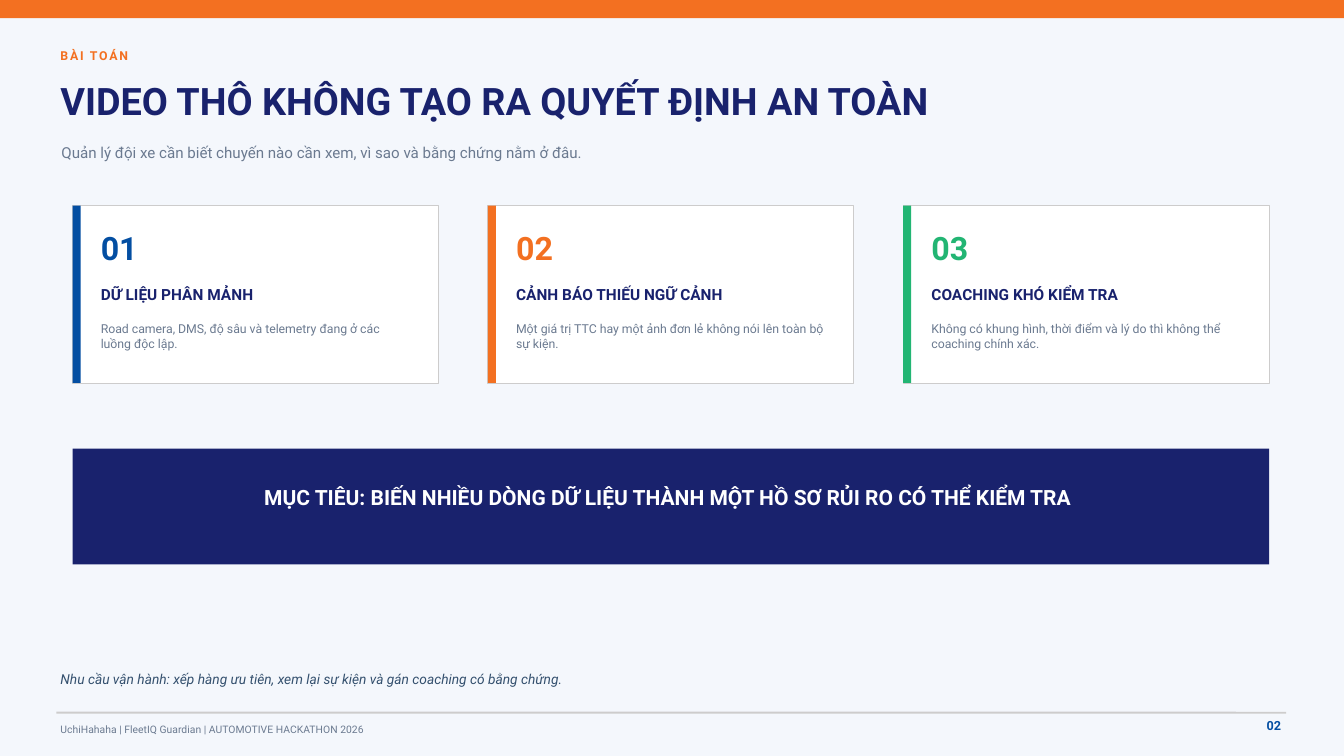
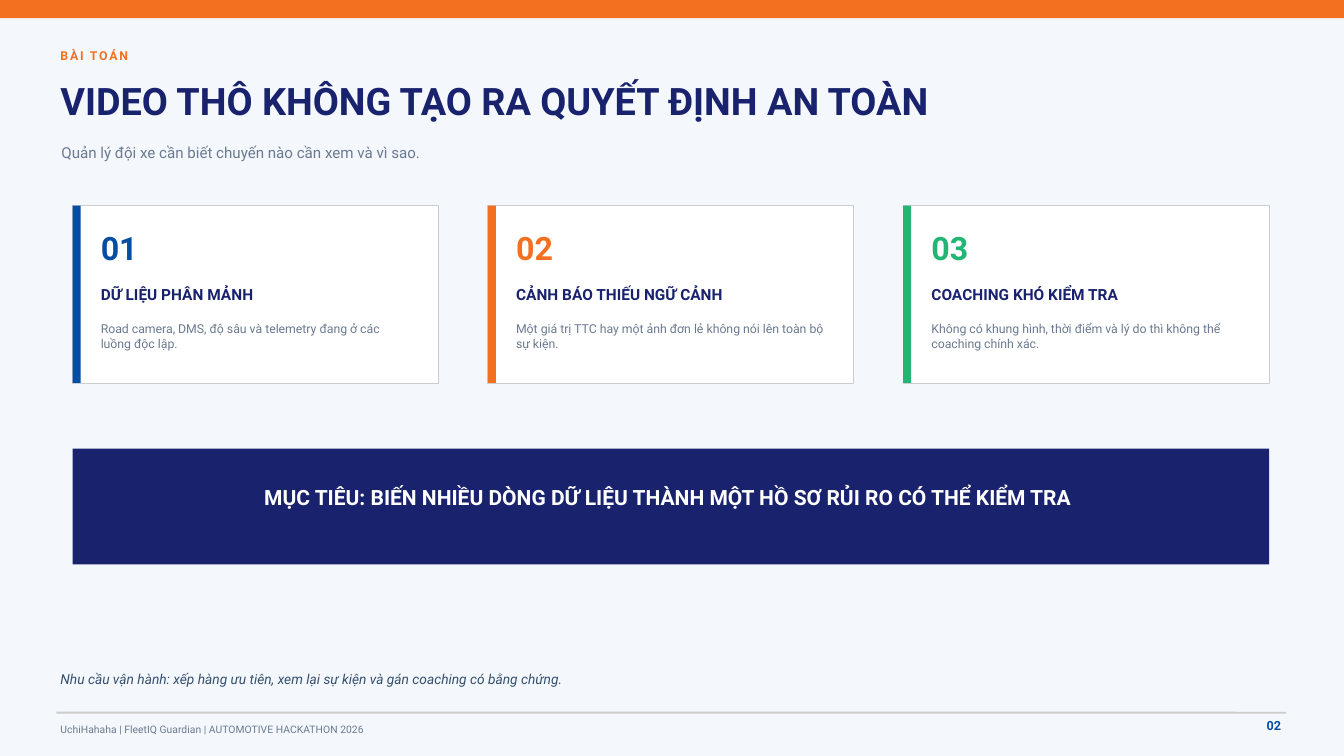
Before and after one commit to hminhphi/UchiHahahaFPTAutomotiveHackathon, a slide deck: slide 2 of docs/proposal/UchiHahaha_FleetIQGuardian_Final_Round2.pptx. Drawn at 1344x756 pixels with LibreOffice and Linux fonts; fonts in the diff are those of the drawing. Boxes give left, top, right and bottom in pixels: in the first picture for what was removed or moved away, otherwise in the second. Text is boxed around its words. In the diff, an @@ line names an element or a change of style, - is before the commit and + after.

```diff
--- a/docs/proposal/UchiHahaha_FleetIQGuardian_Final_Round2.pptx
+++ b/docs/proposal/UchiHahaha_FleetIQGuardian_Final_Round2.pptx
@@ text at [61, 145, 420, 161]: text changed @@
-Quản lý đội xe cần biết chuyến nào cần xem, vì sao và bằng chứng nằm ở đâu.
+Quản lý đội xe cần biết chuyến nào cần xem và vì sao.
```
Also in this commit, not shown: 9 other slides changed, 4 slides removed, 17 other files.
